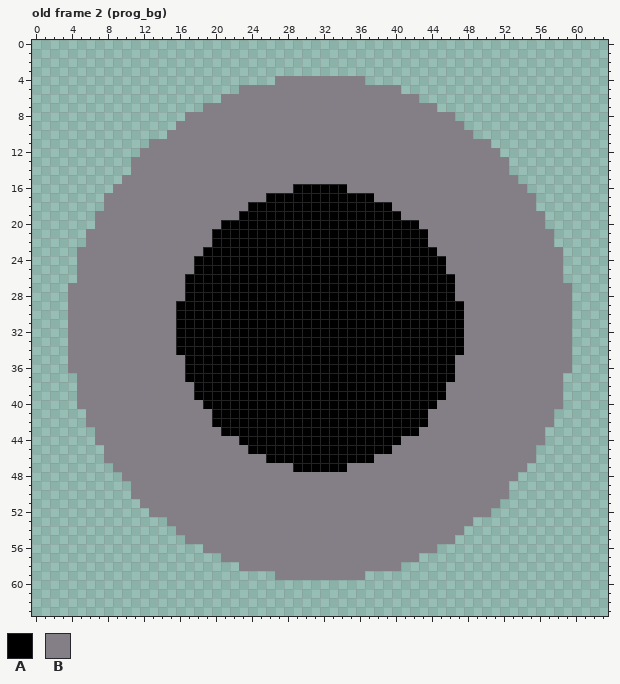
File history of a pixel-art file, art/ui.ase. The picture above was drawn from the file before the commit.
64x64 pixels, 22 frames. Shown: old frame 2 (prog_bg).
Visible layers, top first: "Layer 2", "Layer 1".
Palette (. is transparent): A #000000  B #847e87
Pixels before, old frame 2 (prog_bg) (only the part around the change), first column x 1:
 0 ..............................................................
 1 ..............................................................
 2 ..............................................................
 3 ..............................................................
 4 ..........................BBBBBBBBBB..........................
 5 ......................BBBBBBBBBBBBBBBBBB......................
 6 ....................BBBBBBBBBBBBBBBBBBBBBB....................
 7 ..................BBBBBBBBBBBBBBBBBBBBBBBBBB..................
 8 ................BBBBBBBBBBBBBBBBBBBBBBBBBBBBBB................
 9 ...............BBBBBBBBBBBBBBBBBBBBBBBBBBBBBBBB...............
10 ..............BBBBBBBBBBBBBBBBBBBBBBBBBBBBBBBBBB..............
11 ............BBBBBBBBBBBBBBBBBBBBBBBBBBBBBBBBBBBBBB............
12 ...........BBBBBBBBBBBBBBBBBBBBBBBBBBBBBBBBBBBBBBBB...........
13 ..........BBBBBBBBBBBBBBBBBBBBBBBBBBBBBBBBBBBBBBBBBB..........
14 ..........BBBBBBBBBBBBBBBBBBBBBBBBBBBBBBBBBBBBBBBBBB..........
15 .........BBBBBBBBBBBBBBBBBBBBBBBBBBBBBBBBBBBBBBBBBBBB.........
16 ........BBBBBBBBBBBBBBBBBBBBAAAAAABBBBBBBBBBBBBBBBBBBB........
17 .......BBBBBBBBBBBBBBBBBBAAAAAAAAAAAABBBBBBBBBBBBBBBBBB.......
18 .......BBBBBBBBBBBBBBBBAAAAAAAAAAAAAAAABBBBBBBBBBBBBBBB.......
19 ......BBBBBBBBBBBBBBBBAAAAAAAAAAAAAAAAAABBBBBBBBBBBBBBBB......
20 ......BBBBBBBBBBBBBBAAAAAAAAAAAAAAAAAAAAAABBBBBBBBBBBBBB......
21 .....BBBBBBBBBBBBBBAAAAAAAAAAAAAAAAAAAAAAAABBBBBBBBBBBBBB.....
22 .....BBBBBBBBBBBBBBAAAAAAAAAAAAAAAAAAAAAAAABBBBBBBBBBBBBB.....
23 ....BBBBBBBBBBBBBBAAAAAAAAAAAAAAAAAAAAAAAAAABBBBBBBBBBBBBB....
24 ....BBBBBBBBBBBBBAAAAAAAAAAAAAAAAAAAAAAAAAAAABBBBBBBBBBBBB....
25 ....BBBBBBBBBBBBBAAAAAAAAAAAAAAAAAAAAAAAAAAAABBBBBBBBBBBBB....
26 ....BBBBBBBBBBBBAAAAAAAAAAAAAAAAAAAAAAAAAAAAAABBBBBBBBBBBB....
27 ...BBBBBBBBBBBBBAAAAAAAAAAAAAAAAAAAAAAAAAAAAAABBBBBBBBBBBBB...
28 ...BBBBBBBBBBBBBAAAAAAAAAAAAAAAAAAAAAAAAAAAAAABBBBBBBBBBBBB...
29 ...BBBBBBBBBBBBAAAAAAAAAAAAAAAAAAAAAAAAAAAAAAAABBBBBBBBBBBB...
30 ...BBBBBBBBBBBBAAAAAAAAAAAAAAAAAAAAAAAAAAAAAAAABBBBBBBBBBBB...
31 ...BBBBBBBBBBBBAAAAAAAAAAAAAAAAAAAAAAAAAAAAAAAABBBBBBBBBBBB...
32 ...BBBBBBBBBBBBAAAAAAAAAAAAAAAAAAAAAAAAAAAAAAAABBBBBBBBBBBB...
33 ...BBBBBBBBBBBBAAAAAAAAAAAAAAAAAAAAAAAAAAAAAAAABBBBBBBBBBBB...
34 ...BBBBBBBBBBBBAAAAAAAAAAAAAAAAAAAAAAAAAAAAAAAABBBBBBBBBBBB...
35 ...BBBBBBBBBBBBBAAAAAAAAAAAAAAAAAAAAAAAAAAAAAABBBBBBBBBBBBB...
36 ...BBBBBBBBBBBBBAAAAAAAAAAAAAAAAAAAAAAAAAAAAAABBBBBBBBBBBBB...
37 ....BBBBBBBBBBBBAAAAAAAAAAAAAAAAAAAAAAAAAAAAAABBBBBBBBBBBB....
38 ....BBBBBBBBBBBBBAAAAAAAAAAAAAAAAAAAAAAAAAAAABBBBBBBBBBBBB....
39 ....BBBBBBBBBBBBBAAAAAAAAAAAAAAAAAAAAAAAAAAAABBBBBBBBBBBBB....
40 ....BBBBBBBBBBBBBBAAAAAAAAAAAAAAAAAAAAAAAAAABBBBBBBBBBBBBB....
41 .....BBBBBBBBBBBBBBAAAAAAAAAAAAAAAAAAAAAAAABBBBBBBBBBBBBB.....
42 .....BBBBBBBBBBBBBBAAAAAAAAAAAAAAAAAAAAAAAABBBBBBBBBBBBBB.....
43 ......BBBBBBBBBBBBBBAAAAAAAAAAAAAAAAAAAAAABBBBBBBBBBBBBB......
44 ......BBBBBBBBBBBBBBBBAAAAAAAAAAAAAAAAAABBBBBBBBBBBBBBBB......
45 .......BBBBBBBBBBBBBBBBAAAAAAAAAAAAAAAABBBBBBBBBBBBBBBB.......
46 .......BBBBBBBBBBBBBBBBBBAAAAAAAAAAAABBBBBBBBBBBBBBBBBB.......
47 ........BBBBBBBBBBBBBBBBBBBBAAAAAABBBBBBBBBBBBBBBBBBBB........
48 .........BBBBBBBBBBBBBBBBBBBBBBBBBBBBBBBBBBBBBBBBBBBB.........
49 ..........BBBBBBBBBBBBBBBBBBBBBBBBBBBBBBBBBBBBBBBBBB..........
50 ..........BBBBBBBBBBBBBBBBBBBBBBBBBBBBBBBBBBBBBBBBBB..........
51 ...........BBBBBBBBBBBBBBBBBBBBBBBBBBBBBBBBBBBBBBBB...........
52 ............BBBBBBBBBBBBBBBBBBBBBBBBBBBBBBBBBBBBBB............
53 ..............BBBBBBBBBBBBBBBBBBBBBBBBBBBBBBBBBB..............
54 ...............BBBBBBBBBBBBBBBBBBBBBBBBBBBBBBBB...............
55 ................BBBBBBBBBBBBBBBBBBBBBBBBBBBBBB................
56 ..................BBBBBBBBBBBBBBBBBBBBBBBBBB..................
57 ....................BBBBBBBBBBBBBBBBBBBBBB....................
58 ......................BBBBBBBBBBBBBBBBBB......................
59 ..........................BBBBBBBBBB..........................
60 ..............................................................
61 ..............................................................
62 ..............................................................
63 ..............................................................
New version:
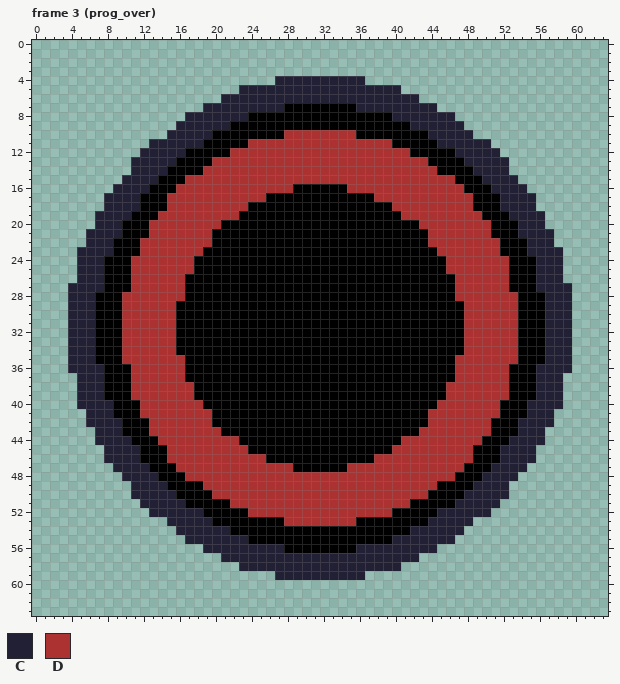
Colours new in this view: C #222034  D #ac3232
A new or re-ordered frame is compared with the old frame closest to it.
Edits made:
frames 22 -> 23
Changed rows in their new state; - is an unchanged pixel.
Frame 3 (prog_over) is new; against old frame 2 (prog_bg), layer "Layer 1":
first column x 4:
 4 -----------------------CCCCCCCCCC-----------------------
 5 -------------------CCCCCCCCCCCCCCCCCC-------------------
 6 -----------------CCCCCCCCCCCCCCCCCCCCCC-----------------
 7 ---------------CCCCCCCCCAAAAAAAACCCCCCCCC---------------
 8 -------------CCCCCCCAAAAAAAAAAAAAAAACCCCCCC-------------
 9 ------------CCCCCCAAAAAAAAAAAAAAAAAAAACCCCCC------------
10 -----------CCCCCAAAAAAAADDDDDDDDAAAAAAAACCCCC-----------
11 ---------CCCCCCAAAAADDDDDDDDDDDDDDDDAAAAACCCCCC---------
12 --------CCCCCAAAAADDDDDDDDDDDDDDDDDDDDAAAAACCCCC--------
13 -------CCCCCAAAADDDDDDDDDDDDDDDDDDDDDDDDAAAACCCCC-------
14 -------CCCCAAAADDDDDDDDDDDDDDDDDDDDDDDDDDAAAACCCC-------
15 ------CCCCAAADDDDDDDDDDDDDDDDDDDDDDDDDDDDDDAAACCCC------
16 -----CCCCAAADDDDDDDDDDDDD------DDDDDDDDDDDDDAAACCCC-----
17 ----CCCCAAADDDDDDDDDDD------------DDDDDDDDDDDAAACCCC----
18 ----CCCCAAADDDDDDDDD----------------DDDDDDDDDAAACCCC----
19 ---CCCCAAADDDDDDDDD------------------DDDDDDDDDAAACCCC---
20 ---CCCAAADDDDDDDD----------------------DDDDDDDDAAACCC---
21 --CCCCAAADDDDDDD------------------------DDDDDDDAAACCCC--
22 --CCCAAADDDDDDDD------------------------DDDDDDDDAAACCC--
23 -CCCCAAADDDDDDD--------------------------DDDDDDDAAACCCC-
24 -CCCAAADDDDDDD----------------------------DDDDDDDAAACCC-
25 -CCCAAADDDDDDD----------------------------DDDDDDDAAACCC-
26 -CCCAAADDDDDD------------------------------DDDDDDAAACCC-
27 CCCCAAADDDDDD------------------------------DDDDDDAAACCCC
28 CCCAAADDDDDDD------------------------------DDDDDDDAAACCC
29 CCCAAADDDDDD--------------------------------DDDDDDAAACCC
30 CCCAAADDDDDD--------------------------------DDDDDDAAACCC
31 CCCAAADDDDDD--------------------------------DDDDDDAAACCC
32 CCCAAADDDDDD--------------------------------DDDDDDAAACCC
33 CCCAAADDDDDD--------------------------------DDDDDDAAACCC
34 CCCAAADDDDDD--------------------------------DDDDDDAAACCC
35 CCCAAADDDDDDD------------------------------DDDDDDDAAACCC
36 CCCCAAADDDDDD------------------------------DDDDDDAAACCCC
37 -CCCAAADDDDDD------------------------------DDDDDDAAACCC-
38 -CCCAAADDDDDDD----------------------------DDDDDDDAAACCC-
39 -CCCAAADDDDDDD----------------------------DDDDDDDAAACCC-
40 -CCCCAAADDDDDDD--------------------------DDDDDDDAAACCCC-
41 --CCCAAADDDDDDDD------------------------DDDDDDDDAAACCC--
42 --CCCCAAADDDDDDD------------------------DDDDDDDAAACCCC--
43 ---CCCAAADDDDDDDD----------------------DDDDDDDDAAACCC---
44 ---CCCCAAADDDDDDDDD------------------DDDDDDDDDAAACCCC---
45 ----CCCCAAADDDDDDDDD----------------DDDDDDDDDAAACCCC----
46 ----CCCCAAADDDDDDDDDDD------------DDDDDDDDDDDAAACCCC----
47 -----CCCCAAADDDDDDDDDDDDD------DDDDDDDDDDDDDAAACCCC-----
48 ------CCCCAAADDDDDDDDDDDDDDDDDDDDDDDDDDDDDDAAACCCC------
49 -------CCCCAAAADDDDDDDDDDDDDDDDDDDDDDDDDDAAAACCCC-------
50 -------CCCCCAAAADDDDDDDDDDDDDDDDDDDDDDDDAAAACCCCC-------
51 --------CCCCCAAAAADDDDDDDDDDDDDDDDDDDDAAAAACCCCC--------
52 ---------CCCCCCAAAAADDDDDDDDDDDDDDDDAAAAACCCCCC---------
53 -----------CCCCCAAAAAAAADDDDDDDDAAAAAAAACCCCC-----------
54 ------------CCCCCCAAAAAAAAAAAAAAAAAAAACCCCCC------------
55 -------------CCCCCCCAAAAAAAAAAAAAAAACCCCCCC-------------
56 ---------------CCCCCCCCCAAAAAAAACCCCCCCCC---------------
57 -----------------CCCCCCCCCCCCCCCCCCCCCC-----------------
58 -------------------CCCCCCCCCCCCCCCCCC-------------------
59 -----------------------CCCCCCCCCC-----------------------
